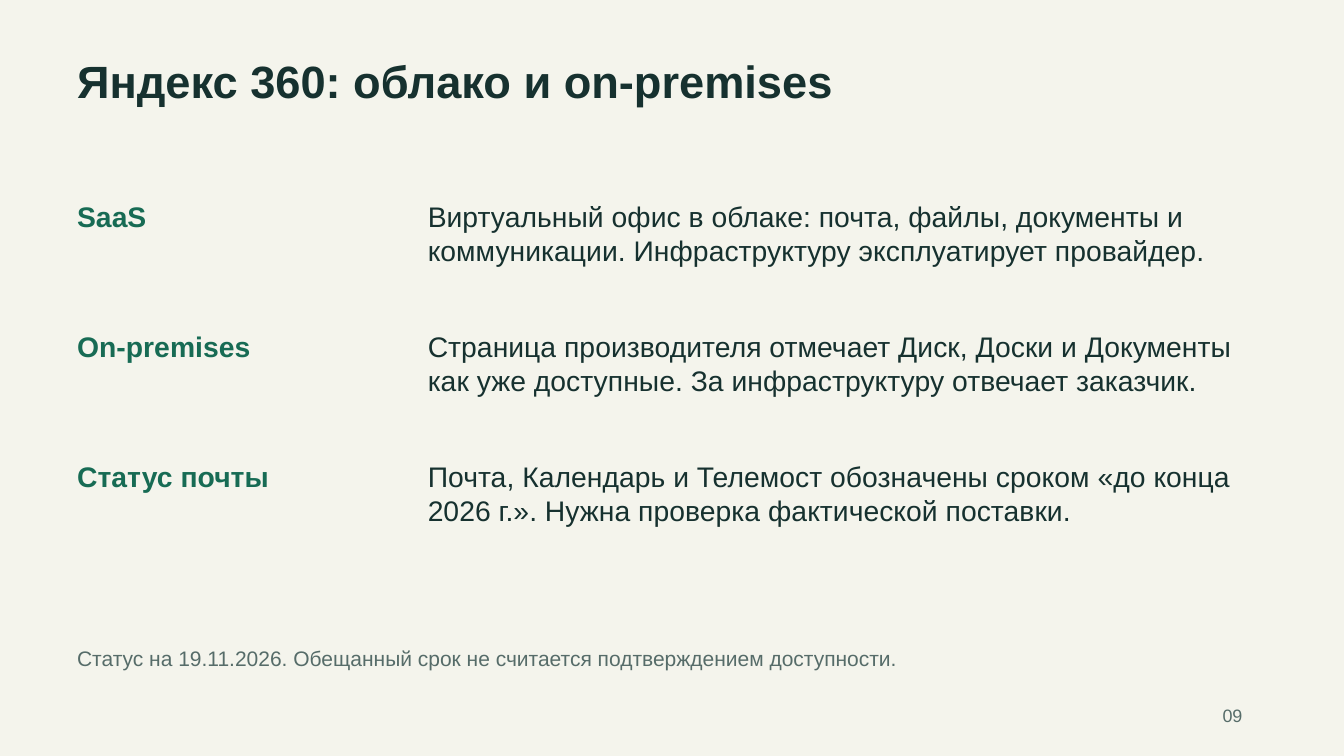
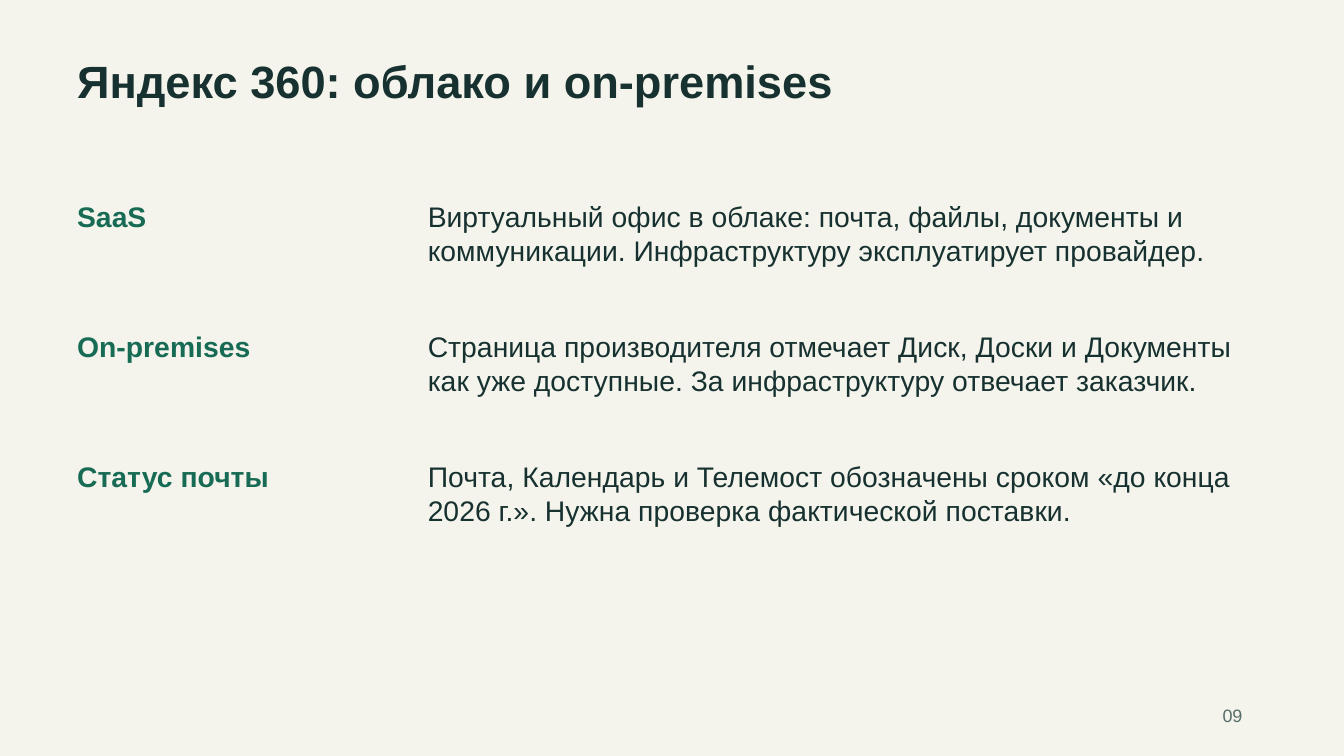
Before and after one commit to rkislov/tayga-mail-server, a slide deck: slide 9 of docs/presentations/tayga-competitors-2026-11-19.pptx. Drawn at 1344x756 pixels with LibreOffice and Linux fonts; fonts in the diff are those of the drawing. Boxes give left, top, right and bottom in pixels: in the first picture for what was removed or moved away, otherwise in the second. Text is boxed around its words. In the diff, an @@ line names an element or a change of style, - is before the commit and + after.

```diff
--- a/docs/presentations/tayga-competitors-2026-11-19.pptx
+++ b/docs/presentations/tayga-competitors-2026-11-19.pptx
@@ text removed at box(77, 650, 897, 670) @@
-Статус на 19.11.2026. Обещанный срок не считается подтверждением доступности.
```
Also in this commit, not shown: 9 other slides changed, 1 other file.
